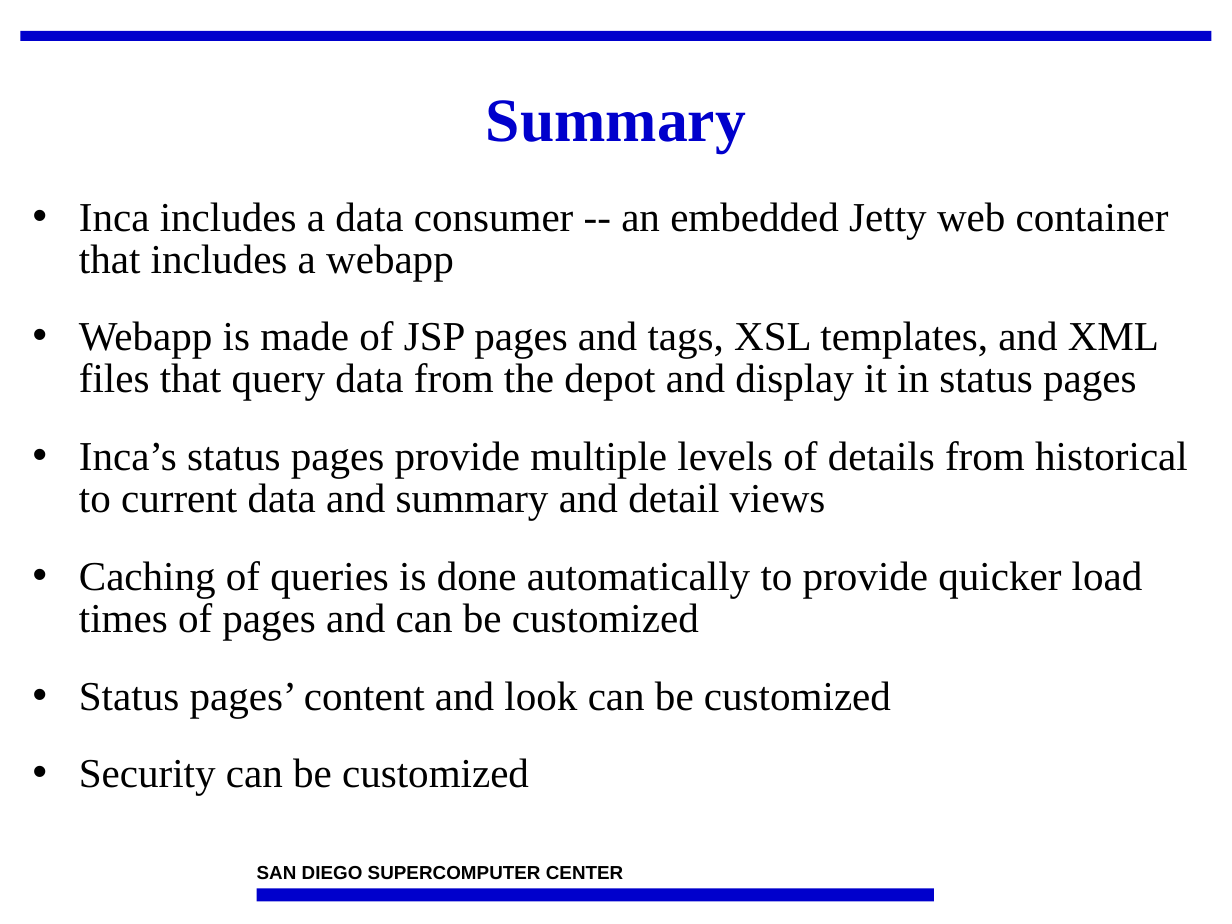
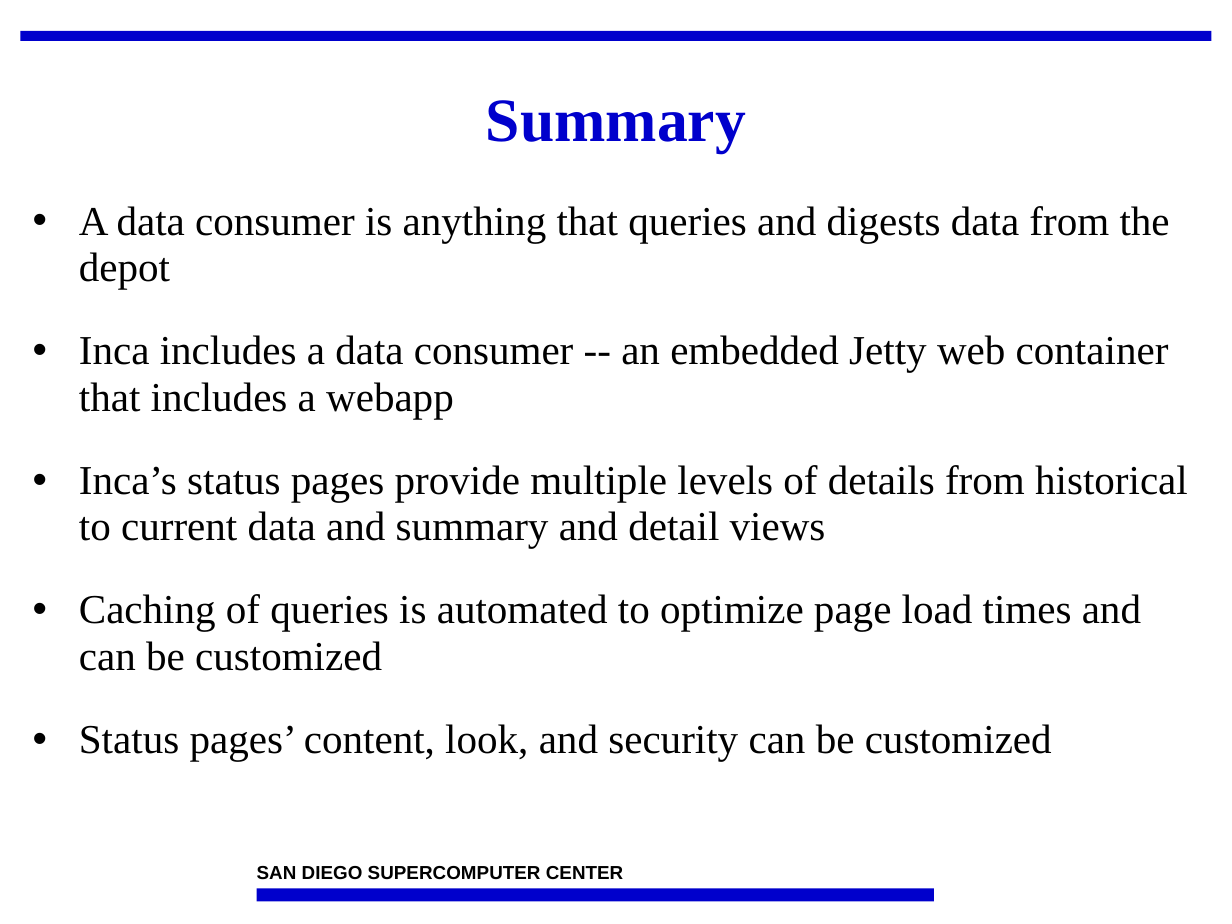
Before and after one commit to IncaProject/inca-xsede, a slide deck: slide 40 of talks/2008workshop/consumer.ppt (slide 41 before the commit). Drawn at 1232x924 pixels with LibreOffice and Linux fonts; fonts in the diff are those of the drawing; background and template pictures are left out. Boxes give left, top, right and bottom in pixels: in the first picture for what was removed or moved away, otherwise in the second. Text is boxed around its words. In the diff, an @@ line names an element or a change of style, - is before the commit and + after.

Commit message:
changes from today

```diff
--- a/talks/2008workshop/consumer.ppt
+++ b/talks/2008workshop/consumer.ppt
@@ text at [79,206,1170,289]: paragraph added @@
+• A data consumer is anything that queries and digests data from the depot
@@ text at [79,321,1159,400]: paragraph removed @@
-• Webapp is made of JSP pages and tags, XSL templates, and XML files that query data from the depot and display it in status pages
@@ text at [79,335,1188,548]: line spacing 0.85 to 0.95 @@
@@ text at [79,594,1141,761]: text changed @@
-• Caching of queries is done automatically to provide quicker load times of pages and can be customized
-• Status pages’ content and look can be customized
-• Security can be customized
+• Caching of queries is automated to optimize page load times and can be customized
+• Status pages’ content, look, and security can be customized
```
Also in this commit, not shown: 11 other slides changed, 1 slide removed.
